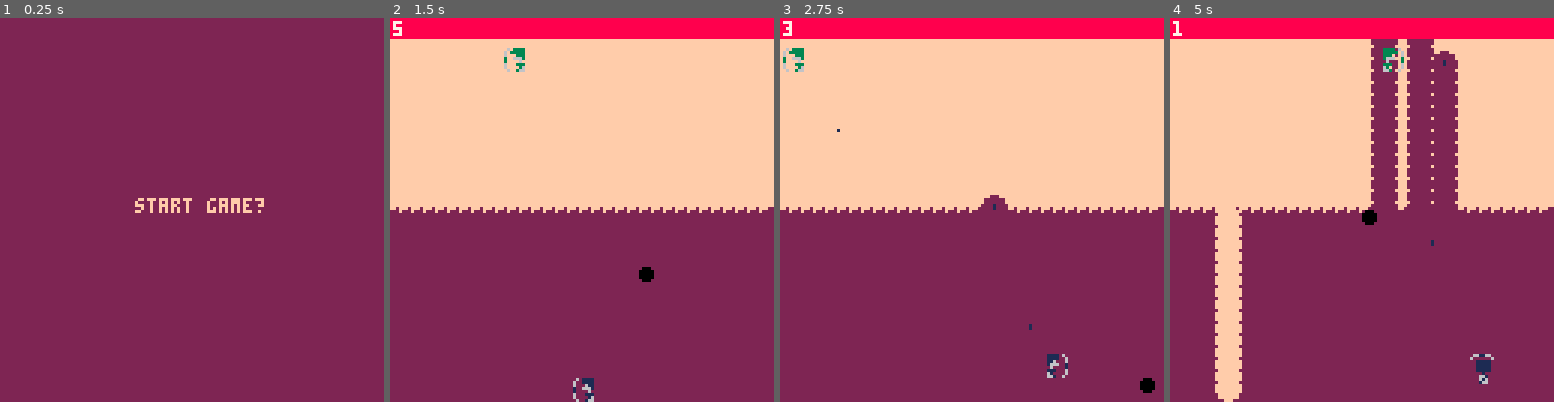
Above: before the commit, frames 1-4 (left to right).
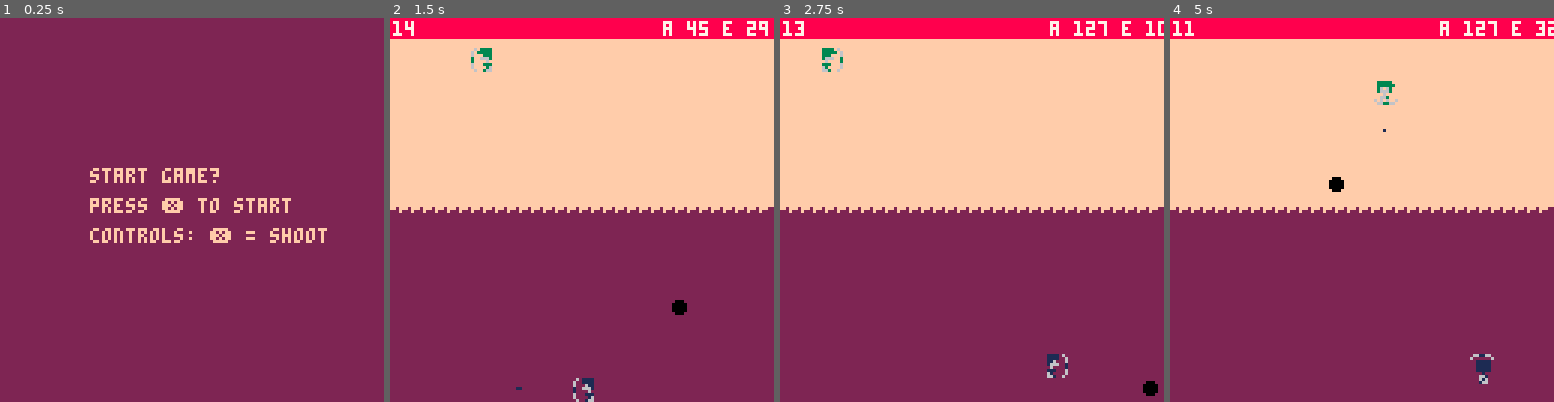
Above: after the commit, the same moments.

Repository: marcianoviereck/picogames
Game: PICO-8 cartridge pongpaint.p8
Two runs of this game, one before a commit and one after it. Both use one fixed random seed, a clock stepped at 60 frames per second and the inputs below.
Inputs:
- Up to frame 1 (0.25 s): no input
- Up to frame 2 (1.5 s): tap X (X key) at 0.33, 1.07 s; tap O (Z key) at 0.7 s
- Up to frame 3 (2.75 s): hold Right 1.6-2.1 s; tap O (Z key) at 1.7, 2.1, 2.5 s; tap X (X key) at 1.85 s; hold Up 2.15-2.42 s; hold Right from 2.47 s (still down)
- Up to frame 4 (5 s): tap O (Z key) every 0.4 s from 2.9 to 4.9 s; tap X (X key) at 2.97, 4.08 s; release Right at 3.03 s; hold Left 3.08-3.58 s; hold Down 3.63-3.97 s; hold Right 4.02-4.68 s; hold Up from 4.73 s (still down)

The runs differ from the first frame. In frame 1, 2.5% of the frame differs, in the area x 23-86%, y 39-59%; in frame 2, 1.2%; in frame 3, 1.2%; in frame 4, 12%, in the area x 3-100%, y 0-100%.

Commit message:
shooting enemy and working on hit

Diff:
--- a/pongpaint.p8
+++ b/pongpaint.p8
@@ -10,28 +10,31 @@
 			update_enemy()
 			update_arrows()
 			update_animation(player)
+			update_dead_timers()
 			if shoot_cooldown_frames > 0 then
 				shoot_cooldown_frames -= 1
 			end
 
-			if btn(0) then
-				player.x -= 1
-				player.direction = 0
-			elseif btn(1) then
-				player.x += 1
-				player.direction = 2
-			end
-			if btn(2) then
-				player.y -= 1
-				player.direction = 1
-			elseif btn(3) then
-				player.y += 1
-				player.direction = 3
-			end
-
-			if btn(4) and shoot_cooldown_frames <= 0 then
-			 shoot_cooldown_frames = 20
-				shoot_arrow(player, 0, -1)
+			if player.dead == false then
+				if btn(0) then
+					player.x -= 1
+					player.direction = 0
+				elseif btn(1) then
+					player.x += 1
+					player.direction = 2
+				end
+				if btn(2) then
+					player.y -= 1
+					player.direction = 1
+				elseif btn(3) then
+					player.y += 1
+					player.direction = 3
+				end
+
+				if btn(5) and shoot_cooldown_frames <= 0 then
+				 shoot_cooldown_frames = 20
+				 shoot_arrow(player)
+				end
 			end
 		else
 			for i=1, #level do
@@ -52,12 +55,12 @@
 			game_state = "game_over"
 		end
 	elseif game_state == "menu" then
-		if btn(4) then
+		if btn(5) then
 			game_state = "playing"
 			_init()
 		end
 	elseif game_state == "game_over" then
-		if btn(4) then
+		if btn(5) then
 			game_state = "playing"
 			_init()
 		end
@@ -87,7 +90,9 @@
 		-- endof ui --
 	elseif game_state == "menu" then
 		rectfill(0, 0, 128, 128, 2)
-		print("start game?", 45, 60, 15)
+		print("start game?", 30, 50, 15)
+		print("press ❎ to start", 30, 60, 15)
+		print("controls: ❎ = shoot", 30, 70, 15)
 	elseif game_state == "game_over" then
 		local score = "player: "..tiles_player.." / enemy: "..tiles_enemy
 		local text = "its a draw!..."
@@ -102,7 +107,8 @@
 		end
 		rectfill(0, 0, 128, 128, c)
 		print(score, 10, 40, c_t)
-		print("winner: "..winner..", play again?", 10, 60, c_t)
+		print("winner: "..winner, 20, 60, c_t)
+		print("❎ to play again!", 20, 70, c_t)
 	end
 end
 -->8
@@ -113,11 +119,11 @@
 	tiles_player = 0
 
 	winner = "draw"
-	round_time = 5 * 30 -- becaue: 30 fps --
+	round_time = 15 * 30 -- becaue: 30 fps --
 	time_left = round_time
 	map_size=32
 	tile_size=4
-	shoot_cooldown_frames = 20
+	shoot_cooldown_frames = 5
 	enemy_shoot_cooldown_frames = 50
 
 	player = {
@@ -126,7 +132,9 @@
 		direction=0, -- 0 = left, 1 = up, 2 = right, 3 = down --
 		base_spr_index = 0,
 		current_animation=nil,
-		c = 2
+		c = 2,
+		dead = false,
+		dead_timer = 100
 	}
 	enemy={
 		x = 63,
@@ -134,8 +142,11 @@
 		direction = 0,
 		base_spr_index = 16,
 		current_animation=nil,
-		c = 15
+		c = 15,
+		dead = false,
+		dead_timer = 100
 	}
+	characters = {enemy, player}
 	arrows={}
 	ball = {
 		x = 62,
@@ -172,6 +183,19 @@
 				return
 			end
 		end
+end
+
+function update_dead_timers()
+ for i=1, #characters do
+		if characters[i].dead then
+			characters[i].dead_timer -=1
+			if characters[i].dead_timer < 0 then
+				-- temp --
+				characters[i].x = rnd(0, 32) + 1
+				characters[i].y = rnd(0, 32) + 1
+			end
+		end
+ end
 end
 
 function play_animation(
@@ -244,7 +268,19 @@
 end
 
 -->8
-function shoot_arrow(character, dx, dy)
+function shoot_arrow(character)
+	local dx = 0
+ local dy = 0
+ if character.direction == 0 then
+ 	dx = -1
+ elseif character.direction == 1 then
+ 	dy = -1
+ elseif character.direction == 2 then
+ 	dx = 1
+ elseif character.direction == 3 then
+ 	dy = 1
+ end
+
 	local spawn_x = character.x + 4
 	local spawn_y = character.y + 4
 	local corrected_x = (ceil(spawn_x / tile_size) * tile_size) + 1
@@ -260,6 +296,11 @@
 		speed = 2
 	}
 	add(arrows, arrow)
+end
+
+function arrow_hit(character_hit)
+	character_hit.dead = true
+	-- idea: blow character up and splash paint --
 end
 
 function draw_arrows()
@@ -286,6 +327,16 @@
 			arrow_to_del = arrow
 		else
 			update_level_once(arrow.x, arrow.y, arrow.c)
+			if arrow.c == player.c then
+				debug_text = "a "..arrow.x.." e "..enemy.x
+				if arrow.x > enemy.x and
+				arrow.x < enemy.x + 8 and
+				arrow.y > enemy.y and
+				arrow.y < enemy.y + 8 then
+					arrow_hit(enemy)
+				end
+			else
+			end
 		end
 	end
 
@@ -313,13 +364,23 @@
  enemy_shoot_cooldown_frames -= 1
  if enemy_shoot_cooldown_frames <= 0 then
  	enemy_shoot_cooldown_frames = rnd(40) + 40
- 	shoot_arrow(enemy, 0, 1)
+ 	local dir_to_player = -1
+  -- todo: fix later --
+ 	if dir_to_player == -1 then
+ 		dir_to_player = flr(rnd(4))
+ 	end
+ 	enemy.direction = dir_to_player
+ 	shoot_arrow(enemy)
  end
 
 	if enemy.direction == 0 then
 		enemy.x -= 1
 	elseif enemy.direction == 2 then
 		enemy.x += 1
+	elseif enemy.direction == 1 then
+		enemy.y -= 1
+	elseif enemy.direction == 3 then
+		enemy.y += 1
 	end
 
 	if enemy.x < 2 then
@@ -328,6 +389,12 @@
 	elseif enemy.x > 120 then
 		enemy.x -= 1
 		enemy.direction = 0
+	elseif enemy.y < 2 then
+		enemy.y += 1
+		enemy.direction = 3
+	elseif enemy.y > 120 then
+		enemy.y -= 1
+		enemy.direction = 1
 	end
 end
 __gfx__
